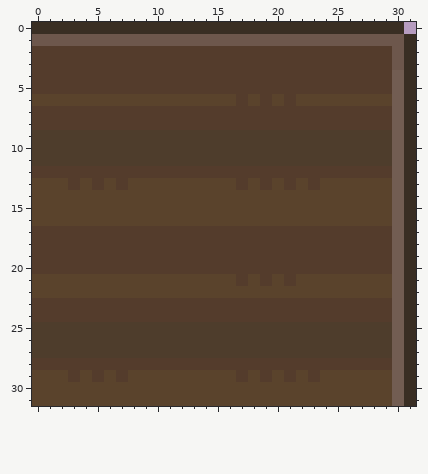
Pixel-art sprite: src/assets/counter1.png. Above: the version before the commit.
The file is 32x32 pixels. Colours within 5 levels of each other are drawn and written as one.
After:
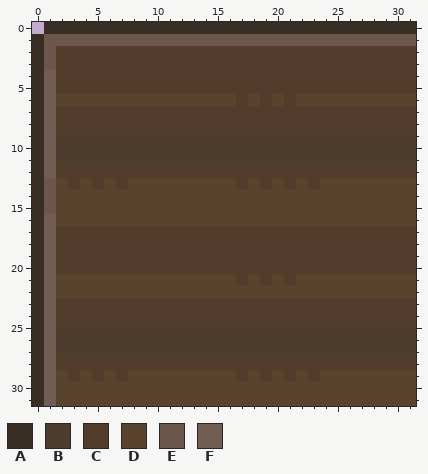
Palette (. is transparent): A #392e23  B #4e3d2c  C #543c2c  D #5a432c  E #6d574c  F #725d52
What changed:
Changed rows in their new state; - is an unchanged pixel.
first column x 0:
 0 .------------------------------A
 1 A------------------------------E
 2 AE----------------------------CC
 3 AE----------------------------CC
 4 AF----------------------------CC
 5 AF----------------------------CC
 6 AF----------------------------DD
 7 AF----------------------------CC
 8 AF----------------------------CC
 9 AF----------------------------BB
10 AF----------------------------BB
11 AF----------------------------BB
12 AF----------------------------CC
13 AE----------------------------DD
14 AE----------------------------DD
15 AE----------------------------DD
16 AF----------------------------DD
17 AF----------------------------CC
18 AF----------------------------CC
19 AF----------------------------CC
20 AF----------------------------CC
21 AF----------------------------DD
22 AF----------------------------DD
23 AF----------------------------CC
24 AF----------------------------CC
25 AF----------------------------BB
26 AF----------------------------BB
27 AF----------------------------BB
28 AF----------------------------CC
29 AF----------------------------DD
30 AF----------------------------DD
31 AF----------------------------DD
Boxes around the changes in both pictures, in picture pixels (x1, y1, x2, y2):
changed: (32, 22, 56, 406)
changed: (392, 22, 416, 406)
